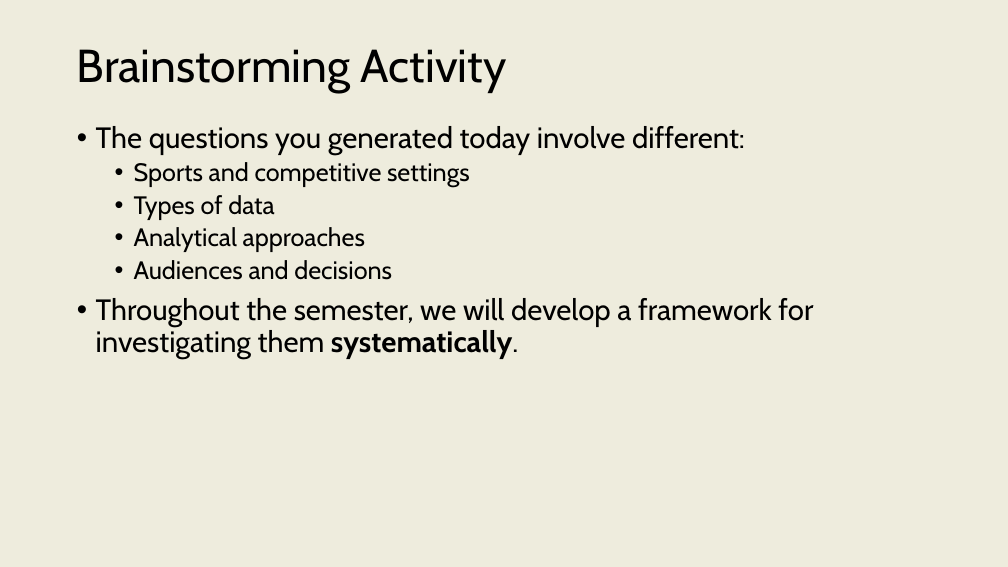
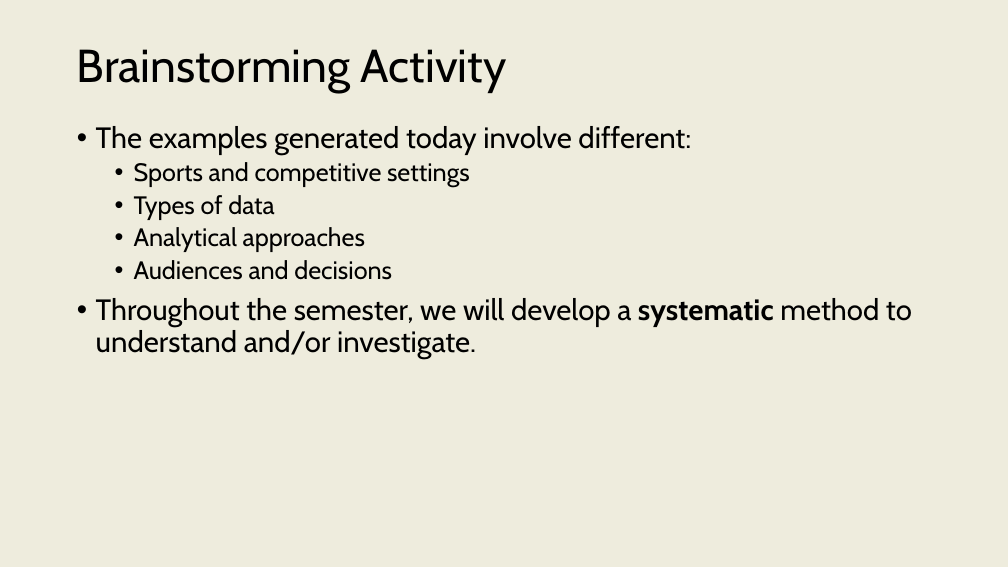
Before and after one commit to onishisaryu/HES-3000-Sports-Data-Analytics, a slide deck: slide 10 of pptx/Lecture0.pptx (slide 11 before the commit). Drawn at 1008x567 pixels with LibreOffice and Linux fonts; fonts in the diff are those of the drawing. Boxes give left, top, right and bottom in pixels: in the first picture for what was removed or moved away, otherwise in the second. Text is boxed around its words. In the diff, an @@ line names an element or a change of style, - is before the commit and + after.

```diff
--- a/pptx/Lecture0.pptx
+++ b/pptx/Lecture0.pptx
@@ text at box(96, 126, 691, 155): text changed @@
-• The questions you generated today involve different:
+• The examples generated today involve different:
@@ text at box(96, 298, 912, 359): text changed @@
-• Throughout the semester, we will develop a framework for investigating them systematically.
+• Throughout the semester, we will develop a systematic method to understand and/or investigate.
```
Also in this commit, not shown: 8 other slides changed, 5 slides added, 4 slides removed.
